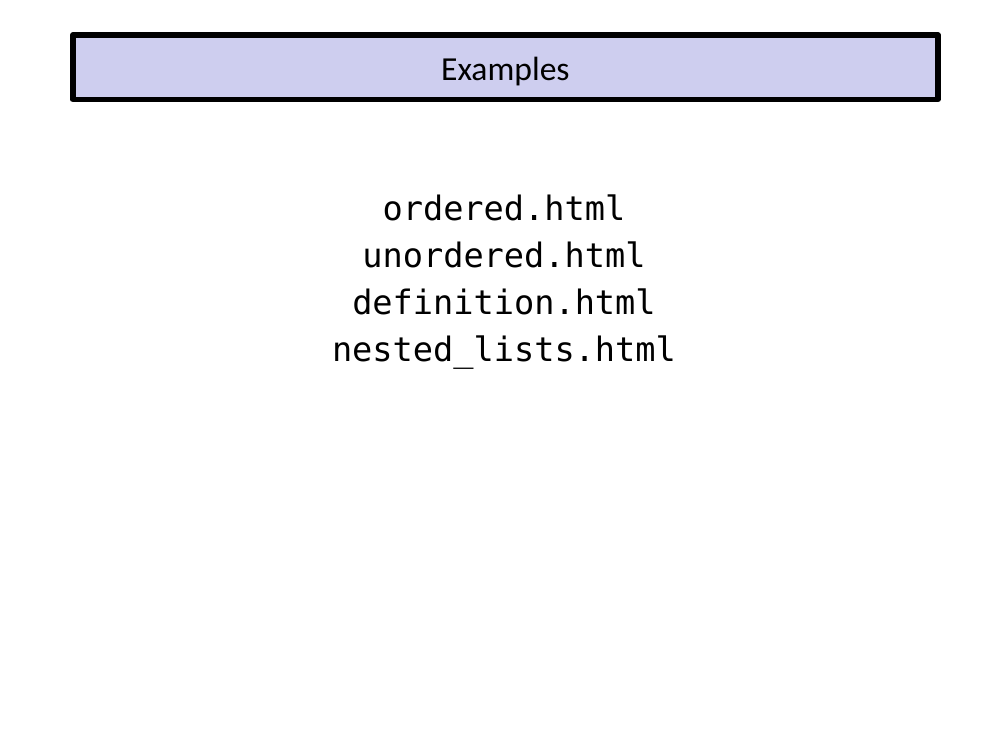
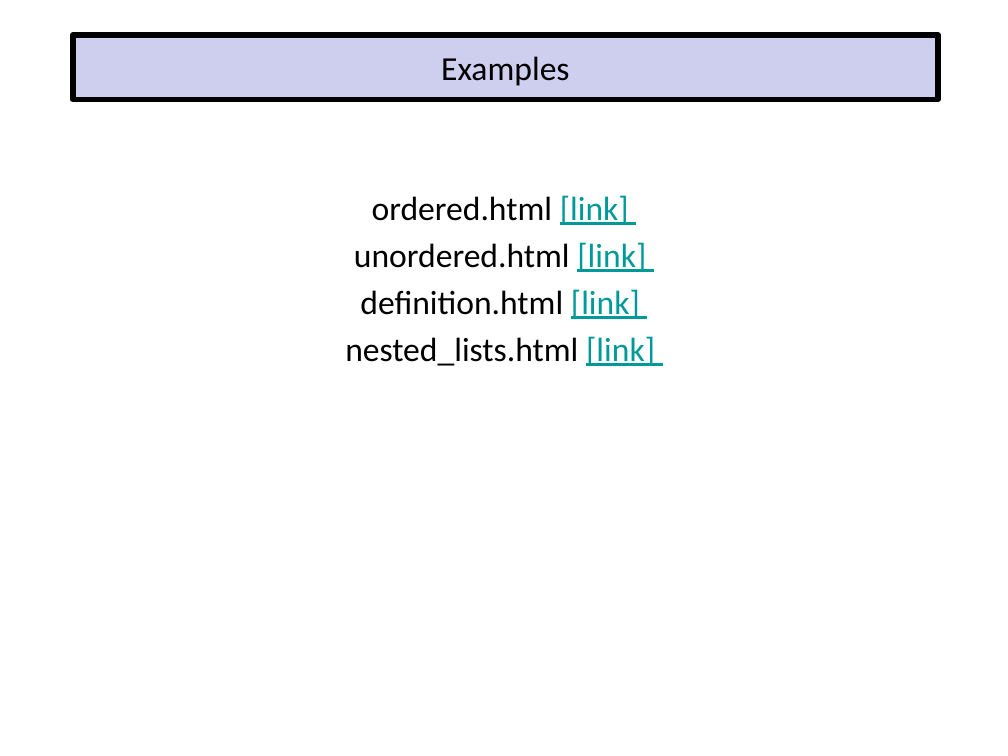
Before and after one commit to EricJPogue/www-epogue-info, a slide deck: slide 35 of CPSC-24700/Presentations/HTML5.pptx. Drawn at 1008x756 pixels with LibreOffice and Linux fonts; fonts in the diff are those of the drawing. Boxes give left, top, right and bottom in pixels: in the first picture for what was removed or moved away, otherwise in the second. Text is boxed around its words. In the diff, an @@ line names an element or a change of style, - is before the commit and + after.

Commit message:
Add session 5 documents and update HTML presentation.

```diff
--- a/CPSC-24700/Presentations/HTML5.pptx
+++ b/CPSC-24700/Presentations/HTML5.pptx
@@ text at [345, 195, 655, 366]: text changed; font DejaVu Sans Mono to Calibri @@
-ordered.html
-unordered.html
-definition.html
-nested_lists.html
+ordered.html [link]
+unordered.html [link]
+definition.html [link]
+nested_lists.html [link]
```
Also in this commit, not shown: 5 other slides changed, 5 other files.
